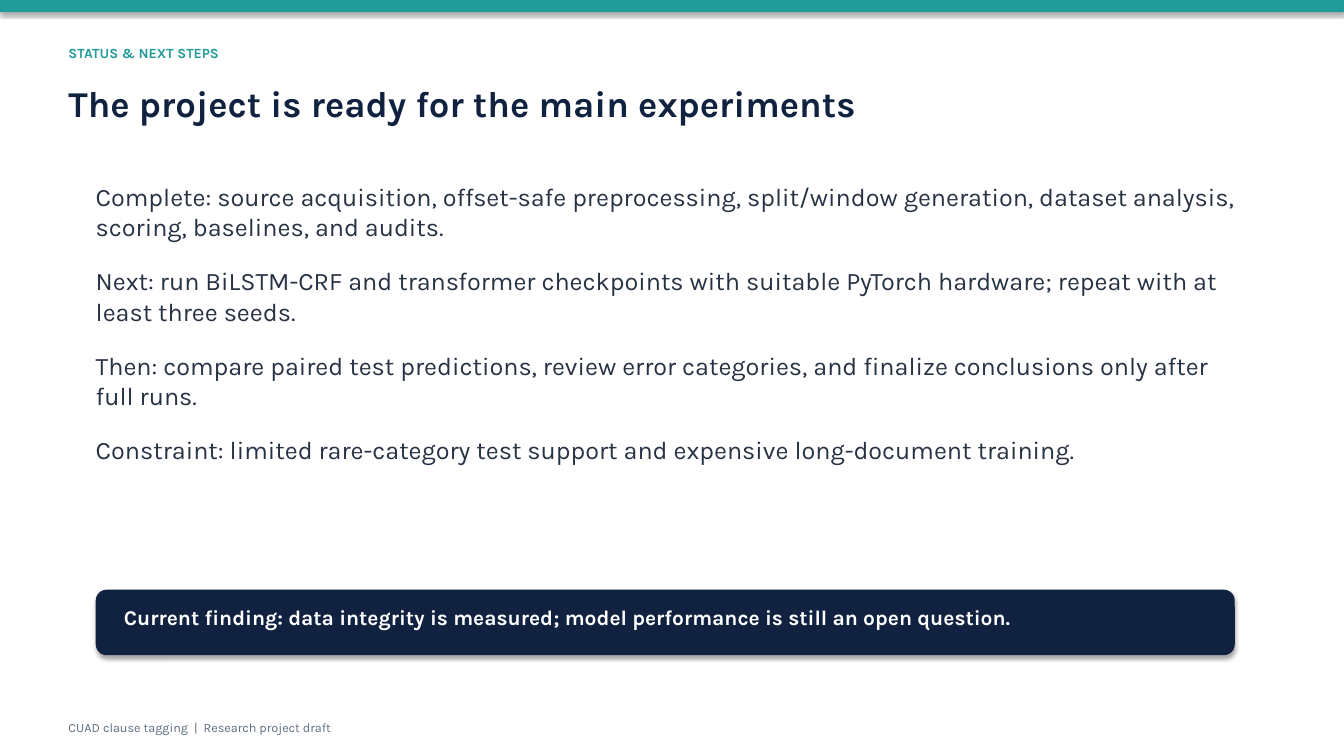
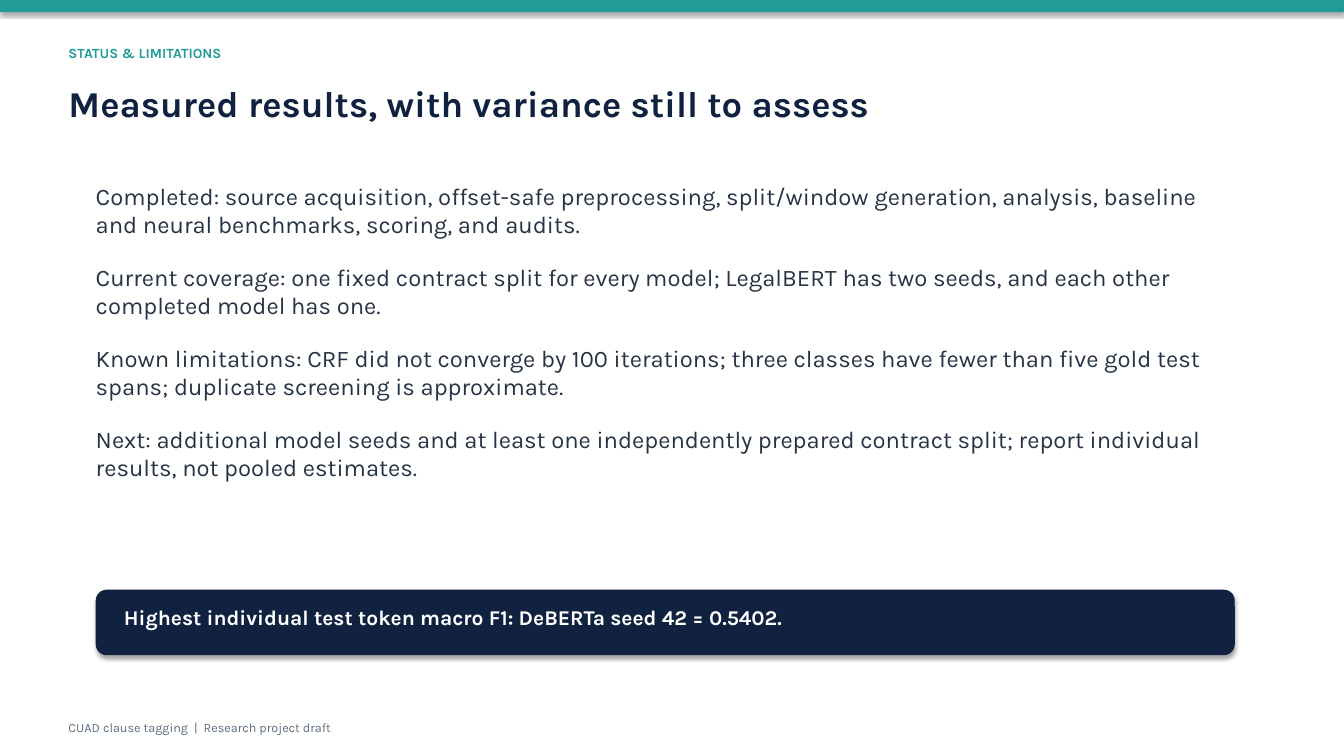
Before and after one commit to hmam-5/cuad-clause-tagging, a slide deck: slide 9 of results/CUAD_project_presentation.pptx. Drawn at 1344x756 pixels with LibreOffice and Linux fonts; fonts in the diff are those of the drawing. Boxes give left, top, right and bottom in pixels: in the first picture for what was removed or moved away, otherwise in the second. Text is boxed around its words. In the diff, an @@ line names an element or a change of style, - is before the commit and + after.

```diff
--- a/results/CUAD_project_presentation.pptx
+++ b/results/CUAD_project_presentation.pptx
@@ text at (68,48,222,58): text changed @@
-STATUS & NEXT STEPS
+STATUS & LIMITATIONS
@@ text at (68,91,869,122): text changed @@
-The project is ready for the main experiments
+Measured results, with variance still to assess
@@ text at (96,187,1200,482): text changed; size 18 to 17 pt @@
-Complete: source acquisition, offset-safe preprocessing, split/window generation, dataset analysis, scoring, baselines, and audits.
-Next: run BiLSTM-CRF and transformer checkpoints with suitable PyTorch hardware; repeat with at least three seeds.
-Then: compare paired test predictions, review error categories, and finalize conclusions only after full runs.
-Constraint: limited rare-category test support and expensive long-document training.
+Completed: source acquisition, offset-safe preprocessing, split/window generation, analysis, baseline and neural benchmarks, scoring, and audits.
+Current coverage: one fixed contract split for every model; LegalBERT has two seeds, and each other completed model has one.
+Known limitations: CRF did not converge by 100 iterations; three classes have fewer than five gold test spans; duplicate screening is approximate.
+Next: additional model seeds and at least one independently prepared contract split; report individual results, not pooled estimates.
@@ text at (124,610,782,631): text changed @@
-Current finding: data integrity is measured; model performance is still an open question.
+Highest individual test token macro F1: DeBERTa seed 42 = 0.5402.
```
Also in this commit, not shown: 3 other slides changed, 18 other files.
